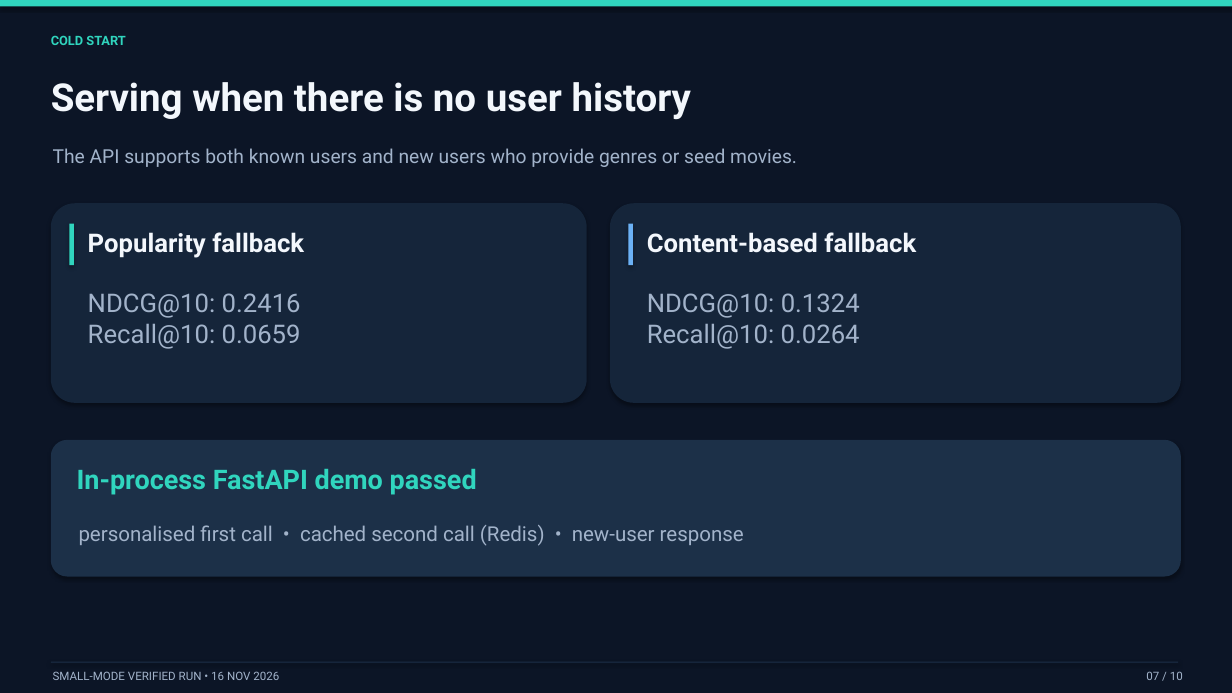
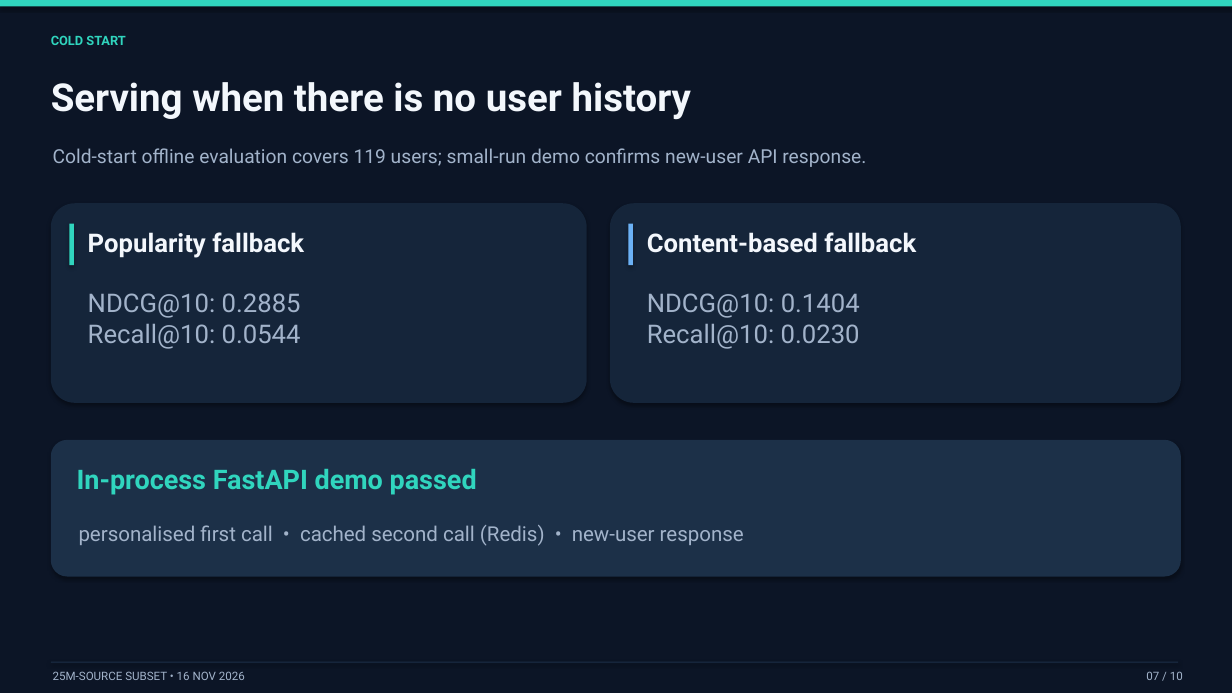
Before and after one commit to HarleetKaur/recsys-engine, a slide deck: slide 7 of docs/Recommendation_Engine_10min.pptx. Drawn at 1232x693 pixels with LibreOffice and Linux fonts; fonts in the diff are those of the drawing. Boxes give left, top, right and bottom in pixels: in the first picture for what was removed or moved away, otherwise in the second. Text is boxed around its words. In the diff, an @@ line names an element or a change of style, - is before the commit and + after.

Commit message:
Add MovieLens 25M subset results and final documentation

```diff
--- a/docs/Recommendation_Engine_10min.pptx
+++ b/docs/Recommendation_Engine_10min.pptx
@@ text at [53,148,866,167]: text changed @@
-The API supports both known users and new users who provide genres or seed movies.
+Cold-start offline evaluation covers 119 users; small-run demo confirms new-user API response.
@@ text at [88,293,301,349]: text changed @@
-NDCG@10: 0.2416
-Recall@10: 0.0659
+NDCG@10: 0.2885
+Recall@10: 0.0544
@@ text at [647,293,860,349]: text changed @@
-NDCG@10: 0.1324
-Recall@10: 0.0264
+NDCG@10: 0.1404
+Recall@10: 0.0230
@@ text at [53,671,245,680]: text changed @@
-SMALL-MODE VERIFIED RUN • 16 NOV 2026
+25M-SOURCE SUBSET • 16 NOV 2026
```
Also in this commit, not shown: 9 other slides changed, 14 other files.
